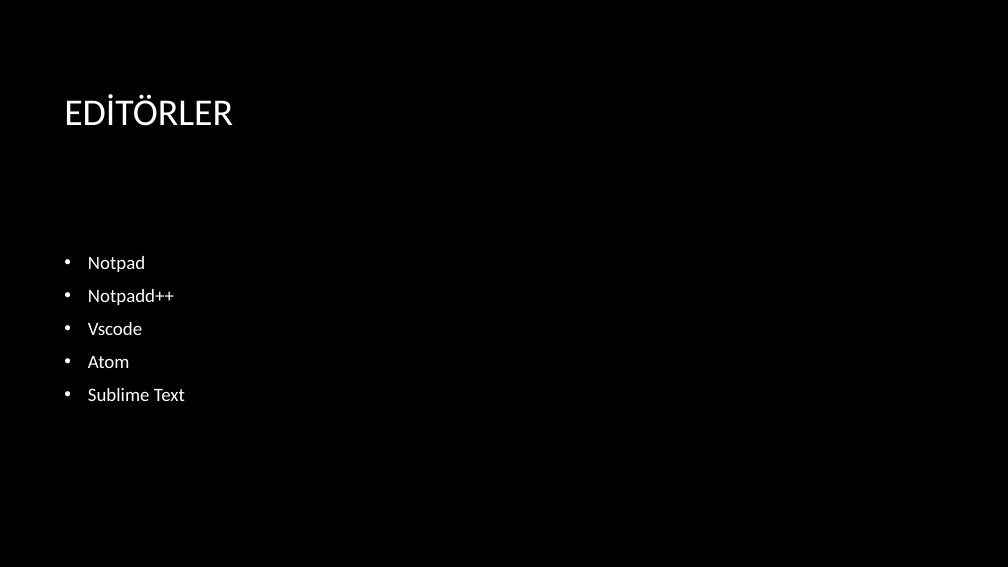
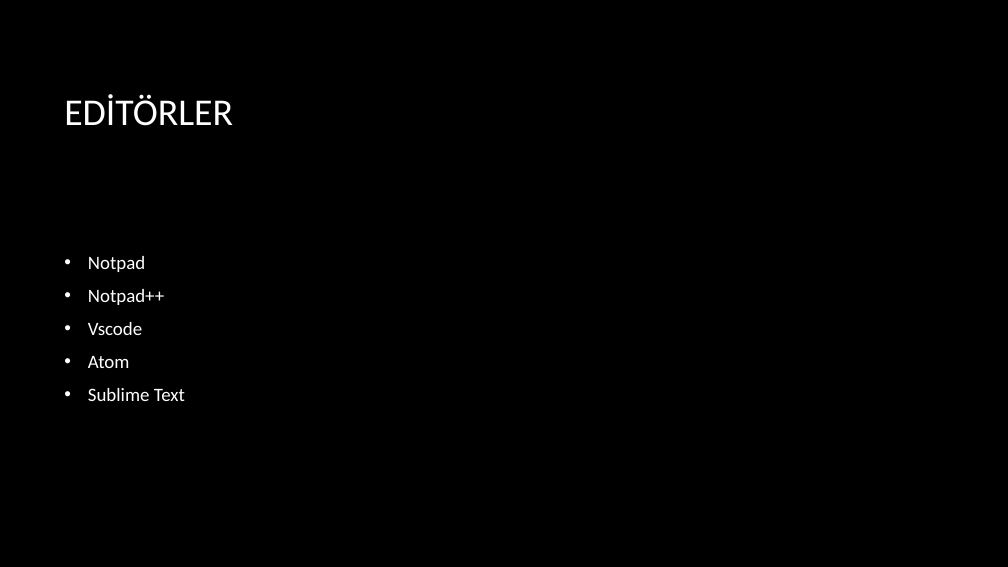
Before and after one commit to etuncay/kugim-gen-yazilimcilar-egitim-programi, a slide deck: slide 4 of Kur 2/6. gün/Html.pptx. Drawn at 1008x567 pixels with LibreOffice and Linux fonts; fonts in the diff are those of the drawing; background and template pictures are left out. Boxes give left, top, right and bottom in pixels: in the first picture for what was removed or moved away, otherwise in the second. Text is boxed around its words. In the diff, an @@ line names an element or a change of style, - is before the commit and + after.

```diff
--- a/Kur 2/6. gün/Html.pptx
+++ b/Kur 2/6. gün/Html.pptx
@@ text at [88,289,164,305]: text changed @@
-• Notpadd++
+• Notpad++
```
Also in this commit, not shown: 2 other slides changed, 2 other files.
